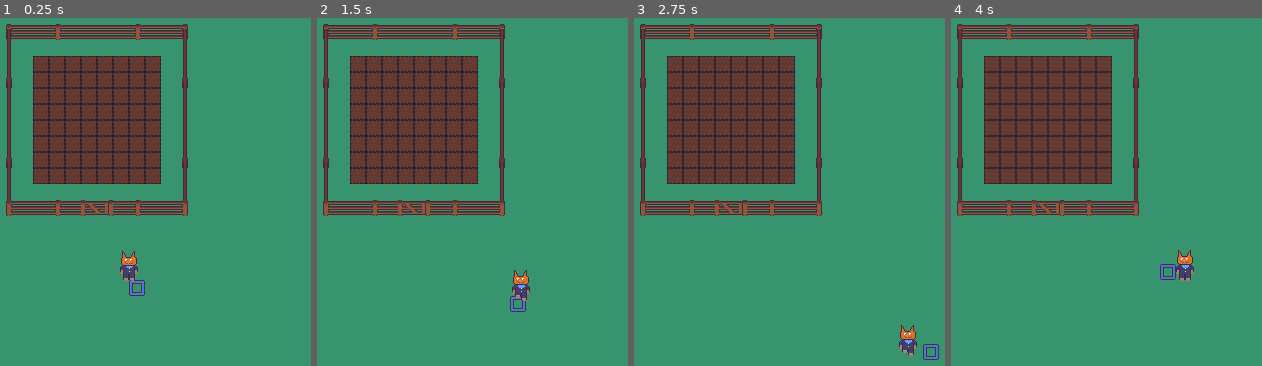
Above: before the commit, frames 1-4 (left to right).
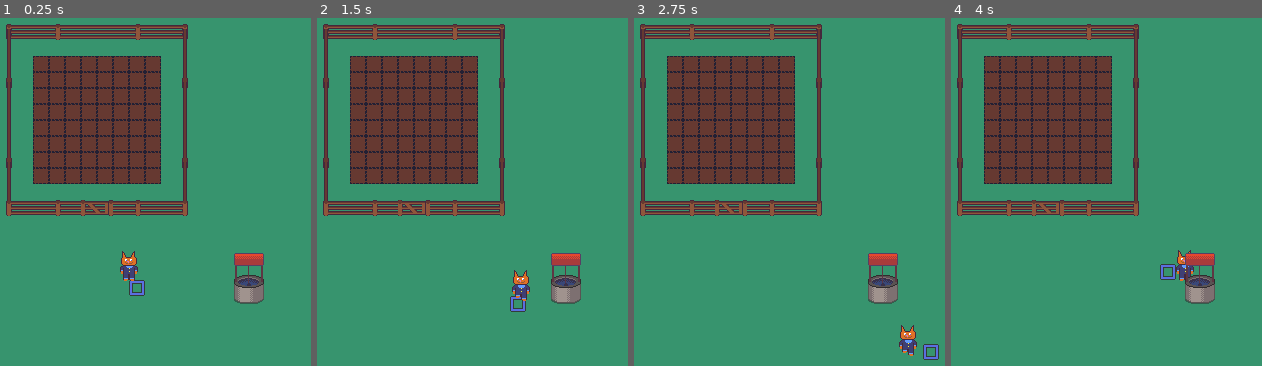
Above: after the commit, the same moments.

Repository: m-r-hunt/overgrown
Game: Godot game, scene res://scenes/farms.tscn
The game is run twice, just before and just after one commit, with the same random seed, the same clock (stepped at 60 frames per second) and the same inputs.
Inputs:
- Up to frame 1 (0.25 s): no input
- Up to frame 2 (1.5 s): tap Enter at 0.5 s; hold D (p1_right) 0.53-1.28 s; hold S (p1_down) from 1.28 s (still down)
- Up to frame 3 (2.75 s): release S (p1_down) at 2.03 s; hold D (p1_right) from 2.03 s (still down)
- Up to frame 4 (4 s): release D (p1_right) at 2.78 s; hold W (p1_up) 2.78-3.53 s; hold A (p1_left) from 3.53 s (still down)

The runs differ from the first frame. In frame 1, 1.2% of the frame differs, in the area x 75-85%, y 67-83%; in frame 2, 1.2%; in frame 3, 1.2%; in frame 4, 1.2%.

Commit message:
Add well and start on carrots

Diff:
--- a/scenes/farms.tscn
+++ b/scenes/farms.tscn
@@ -1,9 +1,10 @@
-[gd_scene load_steps=5 format=2]
+[gd_scene load_steps=6 format=2]
 
 [ext_resource path="res://tiles.tres" type="TileSet" id=1]
 [ext_resource path="res://scenes/plot.tscn" type="PackedScene" id=2]
 [ext_resource path="res://scenes/gate.tscn" type="PackedScene" id=3]
 [ext_resource path="res://scenes/catman.tscn" type="PackedScene" id=4]
+[ext_resource path="res://sprites/well.json" type="PackedScene" id=5]
 
 [node name="Node2D" type="Node2D"]
 
@@ -222,3 +223,6 @@
 
 [node name="Player1" parent="." instance=ExtResource( 4 )]
 position = Vector2( 144, 264 )
+
+[node name="Aseprite Sprite" parent="." instance=ExtResource( 5 )]
+position = Vector2( 264, 264 )
--- /dev/null
+++ b/sprites/carrot.json
@@ -0,0 +1,98 @@
+{ "frames": [
+   {
+    "filename": "carrot 0.ase",
+    "frame": { "x": 0, "y": 0, "w": 16, "h": 16 },
+    "rotated": false,
+    "trimmed": false,
+    "spriteSourceSize": { "x": 0, "y": 0, "w": 16, "h": 16 },
+    "sourceSize": { "w": 16, "h": 16 },
+    "duration": 100
+   },
+   {
+    "filename": "carrot 1.ase",
+    "frame": { "x": 16, "y": 0, "w": 16, "h": 16 },
+    "rotated": false,
+    "trimmed": false,
+    "spriteSourceSize": { "x": 0, "y": 0, "w": 16, "h": 16 },
+    "sourceSize": { "w": 16, "h": 16 },
+    "duration": 100
+   },
+   {
+    "filename": "carrot 2.ase",
+    "frame": { "x": 32, "y": 0, "w": 16, "h": 16 },
+    "rotated": false,
+    "trimmed": false,
+    "spriteSourceSize": { "x": 0, "y": 0, "w": 16, "h": 16 },
+    "sourceSize": { "w": 16, "h": 16 },
+    "duration": 100
+   },
+   {
+    "filename": "carrot 3.ase",
+    "frame": { "x": 48, "y": 0, "w": 16, "h": 16 },
+    "rotated": false,
+    "trimmed": false,
+    "spriteSourceSize": { "x": 0, "y": 0, "w": 16, "h": 16 },
+    "sourceSize": { "w": 16, "h": 16 },
+    "duration": 100
+   },
+   {
+    "filename": "carrot 4.ase",
+    "frame": { "x": 64, "y": 0, "w": 16, "h": 16 },
+    "rotated": false,
+    "trimmed": false,
+    "spriteSourceSize": { "x": 0, "y": 0, "w": 16, "h": 16 },
+    "sourceSize": { "w": 16, "h": 16 },
+    "duration": 100
+   },
+   {
+    "filename": "carrot 5.ase",
+    "frame": { "x": 80, "y": 0, "w": 16, "h": 16 },
+    "rotated": false,
+    "trimmed": false,
+    "spriteSourceSize": { "x": 0, "y": 0, "w": 16, "h": 16 },
+    "sourceSize": { "w": 16, "h": 16 },
+    "duration": 100
+   },
+   {
+    "filename": "carrot 6.ase",
+    "frame": { "x": 96, "y": 0, "w": 16, "h": 16 },
+    "rotated": false,
+    "trimmed": false,
+    "spriteSourceSize": { "x": 0, "y": 0, "w": 16, "h": 16 },
+    "sourceSize": { "w": 16, "h": 16 },
+    "duration": 100
+   },
+   {
+    "filename": "carrot 7.ase",
+    "frame": { "x": 112, "y": 0, "w": 16, "h": 16 },
+    "rotated": false,
+    "trimmed": false,
+    "spriteSourceSize": { "x": 0, "y": 0, "w": 16, "h": 16 },
+    "sourceSize": { "w": 16, "h": 16 },
+    "duration": 100
+   }
+ ],
+ "meta": {
+  "app": "http://www.aseprite.org/",
+  "version": "1.2.13-x64",
+  "image": "carrot.png",
+  "format": "RGBA8888",
+  "size": { "w": 128, "h": 16 },
+  "scale": "1",
+  "frameTags": [
+   { "name": "Seedbag", "from": 0, "to": 0, "direction": "forward" },
+   { "name": "Grow1", "from": 1, "to": 1, "direction": "forward" },
+   { "name": "Grow2", "from": 2, "to": 2, "direction": "forward" },
+   { "name": "Grow3", "from": 3, "to": 3, "direction": "forward" },
+   { "name": "Grown", "from": 4, "to": 4, "direction": "forward" },
+   { "name": "WIlted", "from": 5, "to": 5, "direction": "forward" },
+   { "name": "Item", "from": 6, "to": 6, "direction": "forward" },
+   { "name": "ItemWilted", "from": 7, "to": 7, "direction": "forward" }
+  ],
+  "layers": [
+   { "name": "Layer 1", "opacity": 255, "blendMode": "normal" }
+  ],
+  "slices": [
+  ]
+ }
+}
--- /dev/null
+++ b/sprites/well.json
@@ -0,0 +1,27 @@
+{ "frames": [
+   {
+    "filename": "well.ase",
+    "frame": { "x": 0, "y": 0, "w": 32, "h": 64 },
+    "rotated": false,
+    "trimmed": false,
+    "spriteSourceSize": { "x": 0, "y": 0, "w": 32, "h": 64 },
+    "sourceSize": { "w": 32, "h": 64 },
+    "duration": 100
+   }
+ ],
+ "meta": {
+  "app": "http://www.aseprite.org/",
+  "version": "1.2.13-x64",
+  "image": "well.png",
+  "format": "RGBA8888",
+  "size": { "w": 32, "h": 64 },
+  "scale": "1",
+  "frameTags": [
+  ],
+  "layers": [
+   { "name": "Layer 1", "opacity": 255, "blendMode": "normal" }
+  ],
+  "slices": [
+  ]
+ }
+}
Binary file added: sprites/carrot.ase
Not shown, added: sprites/carrot.json.import
Binary file added: sprites/carrot.png
Not shown, added: sprites/carrot.png.import
Binary file added: sprites/well.ase
Not shown, added: sprites/well.json.import
Binary file added: sprites/well.png
Not shown, added: sprites/well.png.import
